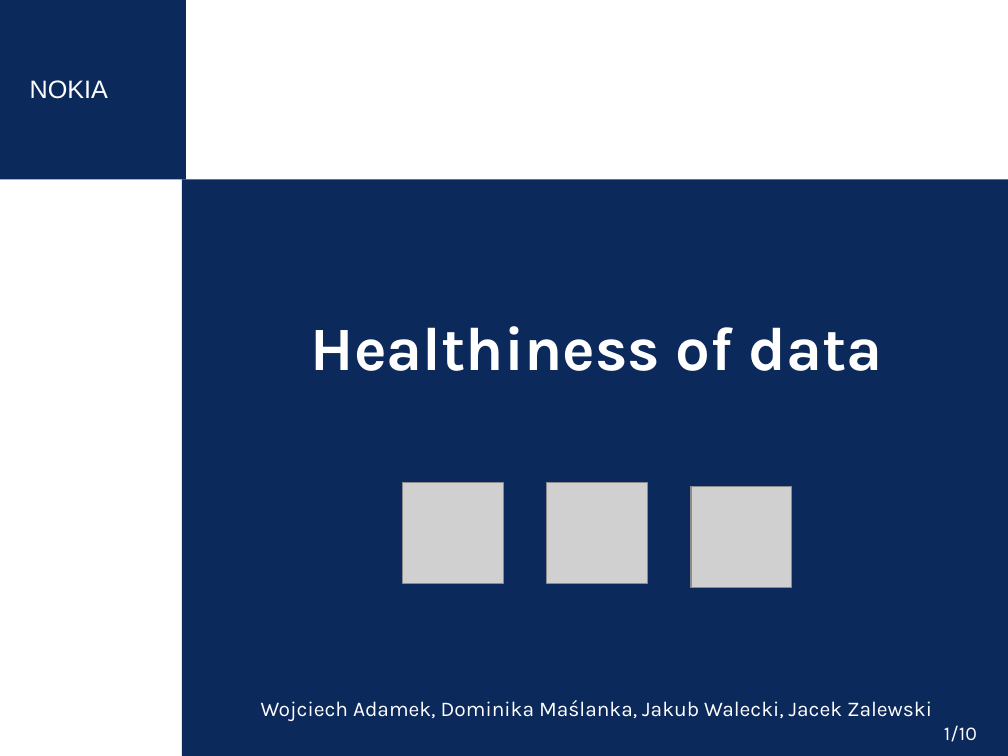
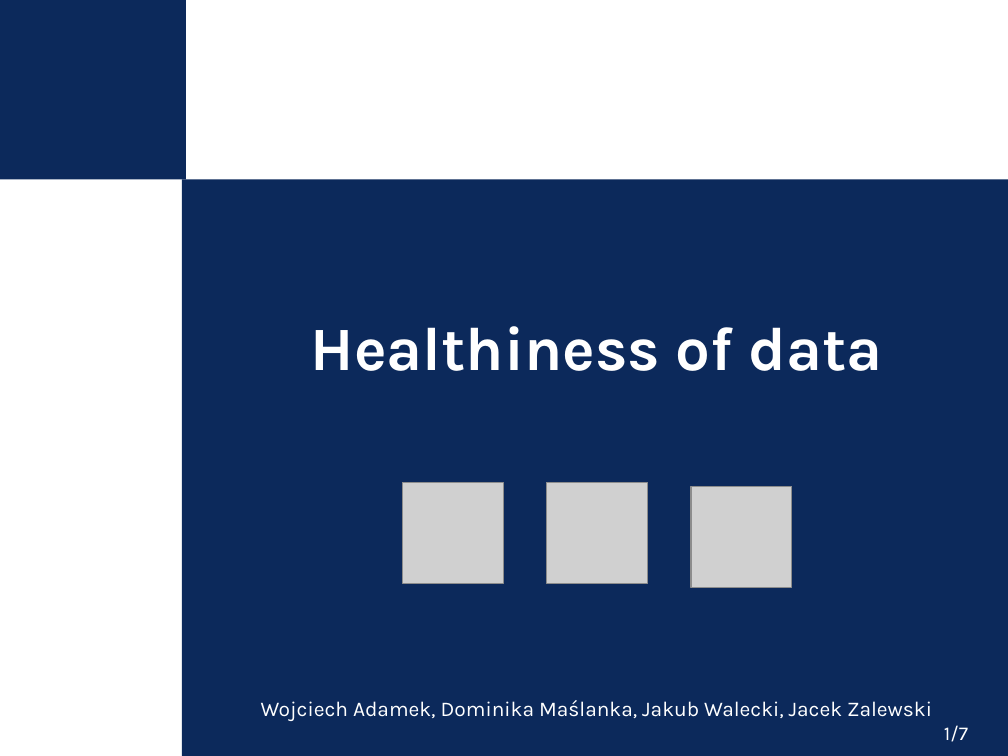
Before and after one commit to nokia-wroclaw/innovativeprojects-healthiness-of-data, a slide deck: slide 1 of KPZ_demo_prezentacja.pptx. Drawn at 1008x756 pixels with LibreOffice and Linux fonts; fonts in the diff are those of the drawing; grey boxes stand for pictures; background and template pictures are left out. Boxes give left, top, right and bottom in pixels: in the first picture for what was removed or moved away, otherwise in the second. Text is boxed around its words. In the diff, an @@ line names an element or a change of style, - is before the commit and + after.

```diff
--- a/KPZ_demo_prezentacja.pptx
+++ b/KPZ_demo_prezentacja.pptx
@@ text removed at box(30, 80, 108, 99) @@
-NOKIA
@@ page number at box(944, 725, 968, 742): text changed @@
-1/10
+1/7
```
Also in this commit, not shown: 1 other slide changed.
